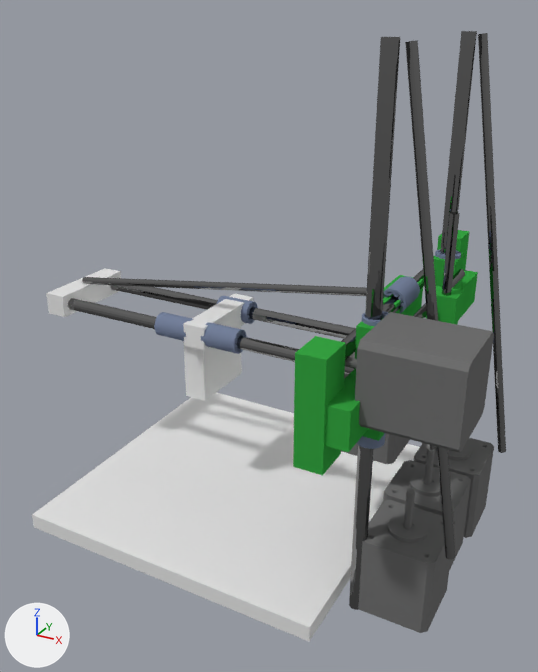
What one commit did to the Blender file blender/dev/smartrap2.0.blend.
The view is the same before and after, from a 50 mm lens placed at (143.0, -365.0, 278.0), pointed at (-60.0, 3.0, 94.0). The lights are fixed; the arrows at lower left show +X, +Y and +Z.

Script lines for the objects in view, before the commit:
```python
ob_cube = bpy.data.objects.new('Cube', me_cube)
ob_cube.location = (-83.4, 8.6, -27.8)
ob_cube.scale = (100.0, 100.0, 5.0)
ob_cube_006 = bpy.data.objects.new('Cube.006', me_cube_006)
ob_cube_006.location = (30.0, 62.7, 113.1)
ob_cube_006.scale = (7.43, 10.2, 29.0)
ob_cube_007 = bpy.data.objects.new('Cube.007', me_cube_007)
ob_cube_007.location = (31.0, -53.9, 113.1)
ob_cube_007.scale = (7.43, 10.2, 29.0)
ob_linear_bearing_lm8uu_005 = bpy.data.objects.new('Linear Bearing LM8UU.005', me_linear_bearing_lm8uu_005)
ob_linear_bearing_lm8uu_005.location = (29.8, 62.3, 132.0)
ob_linear_bearing_lm8uu_005.rotation_euler = (0.0, 0.0, 1.571)  # degrees (0, 0, 90)
ob_linear_bearing_lm8uu_008 = bpy.data.objects.new('Linear Bearing LM8UU.008', me_linear_bearing_lm8uu_008)
ob_linear_bearing_lm8uu_008.location = (29.8, -53.1, 132.0)
ob_linear_bearing_lm8uu_008.rotation_euler = (0.0, 0.0, 1.571)  # degrees (0, 0, 90)
ob_motore = bpy.data.objects.new('motorE', me_nema17_014)
ob_motore.location = (48.7, -35.8, -32.7)
ob_motore.rotation_euler = (3.142, 3.142, 1.571)  # degrees (180, 180, 90)
ob_motore.scale = (10.0, 10.0, 11.9)
ob_motore_001 = bpy.data.objects.new('motorE.001', me_nema17_000)
ob_motore_001.location = (48.7, 55.1, -32.7)
ob_motore_001.rotation_euler = (3.142, 3.142, 1.571)  # degrees (180, 180, 90)
ob_motore_001.scale = (10.0, 10.0, 11.9)
ob_zthread_001 = bpy.data.objects.new('zthread.001', me_empileuse_organique__5__004)
ob_zthread_001.location = (55.7, 67.4, 141.1)
ob_zthread_001.rotation_euler = (0.0, -0.163, 0.0)  # degrees (0, -9.3, 0)
ob_zthread_001.scale = (0.693, 0.694, 2.96)
ob_zthread_002 = bpy.data.objects.new('zthread.002', me_empileuse_organique__5__001)
ob_zthread_002.location = (55.7, -48.5, 141.1)
ob_zthread_002.rotation_euler = (0.0, -0.163, 0.0)  # degrees (0, -9.3, 0)
ob_zthread_002.scale = (0.693, 0.694, 2.96)
# also in view: 'yrodleft' at (-103.0, -9.0, 91.0); 'zrodleft' at (28.0, -54.0, 117.0); 'Linear Bearing LM8UU.001' at (-120.0, -9.0, 92.0); 'motorZ' at (45.0, 10.0, 4.0); 'Cube.005' at (44.0, 14.0, 130.0)
```
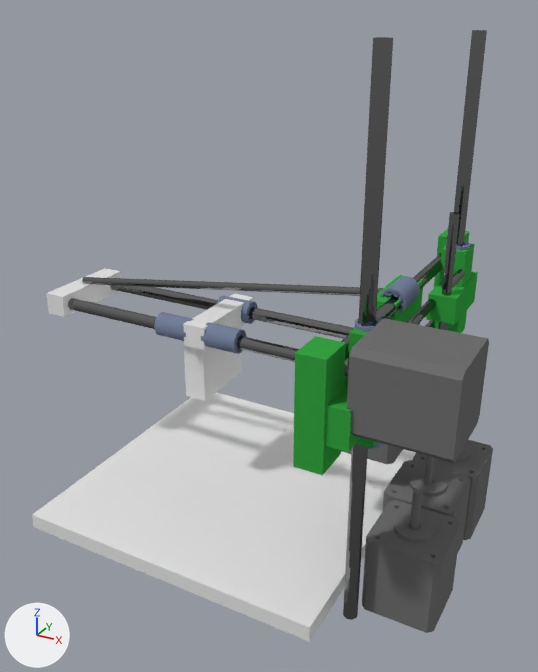
Pixel boxes [x1, y1, x2, y2] of what changed, in the pictures (538 x 672 px):
'motorX', moved
    before: [345, 312, 494, 453]
    after: [344, 318, 489, 463]
'motorE', moved, turned
    before: [358, 488, 455, 633]
    after: [362, 489, 461, 633]
'zrodleft', moved
    before: [349, 37, 400, 610]
    after: [343, 37, 393, 620]
'zrodright', moved
    before: [440, 31, 477, 255]
    after: [454, 30, 487, 247]
'zthread.002', deleted
    before: [405, 40, 455, 560]
'zthread.001', deleted
    before: [478, 33, 506, 453]
'motorE.001', moved, turned
    before: [414, 438, 494, 538]
    after: [413, 440, 493, 540]
'Cube.006', moved
    before: [433, 253, 465, 324]
    after: [434, 244, 475, 333]
'Cube.007', moved
    before: [355, 318, 385, 441]
    after: [348, 324, 378, 449]
'Linear Bearing LM8UU.008', moved
    before: [362, 311, 388, 326]
    after: [355, 317, 382, 333]
'Linear Bearing LM8UU.005', moved
    before: [435, 249, 461, 259]
    after: [446, 241, 471, 250]

What the commit changed:
Object 'zthread.001' (ob_zthread_001) is deleted.
Object 'motorE.001' (ob_motore_001) moves from (48.7, 55.1, -32.7) to (48.5, 53.7, -33.6).
Object 'motorE.001' (ob_motore_001) turns from (180, 180, 90) to (0, 0, 90) degrees about x, y and z.
Object 'Cube.007' (ob_cube_007) moves from (31.0, -53.9, 113.1) to (31.0, -62.3, 113.1).
Object 'Cube.006' (ob_cube_006) moves from (30.0, 62.7, 113.1) to (30.0, 84.2, 113.1).
Object 'zthread.002' (ob_zthread_002) is deleted.
Object 'Linear Bearing LM8UU.008' (ob_linear_bearing_lm8uu_008) moves from (29.8, -53.1, 132.0) to (29.8, -61.5, 132.0).
Object 'Linear Bearing LM8UU.005' (ob_linear_bearing_lm8uu_005) moves from (29.8, 62.3, 132.0) to (29.8, 83.8, 132.0).
Object 'motorE' (ob_motore) turns from (180, 180, 90) to (0, 0, 0) degrees about x, y and z.
Object 'motorE' (ob_motore) moves from (48.7, -35.8, -32.7) to (51.5, -33.1, -33.7).
Object 'motorX' (ob_motorx) moves from (83.6, -71.6, 126.6) to (83.6, -80.3, 126.6).
Object 'zrodleft' (ob_zrodleft) moves from (28.1, -53.9, 117.0) to (28.1, -62.3, 117.0).
Object 'zrodright' (ob_zrodright) moves from (29.2, 62.0, 116.6) to (29.2, 83.5, 116.6).
